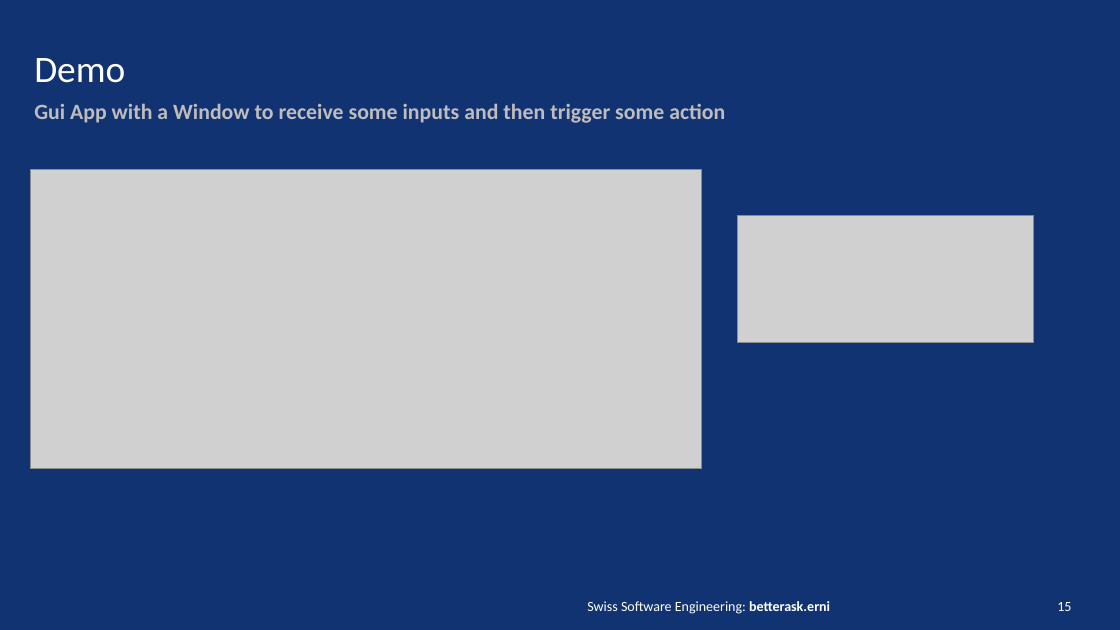
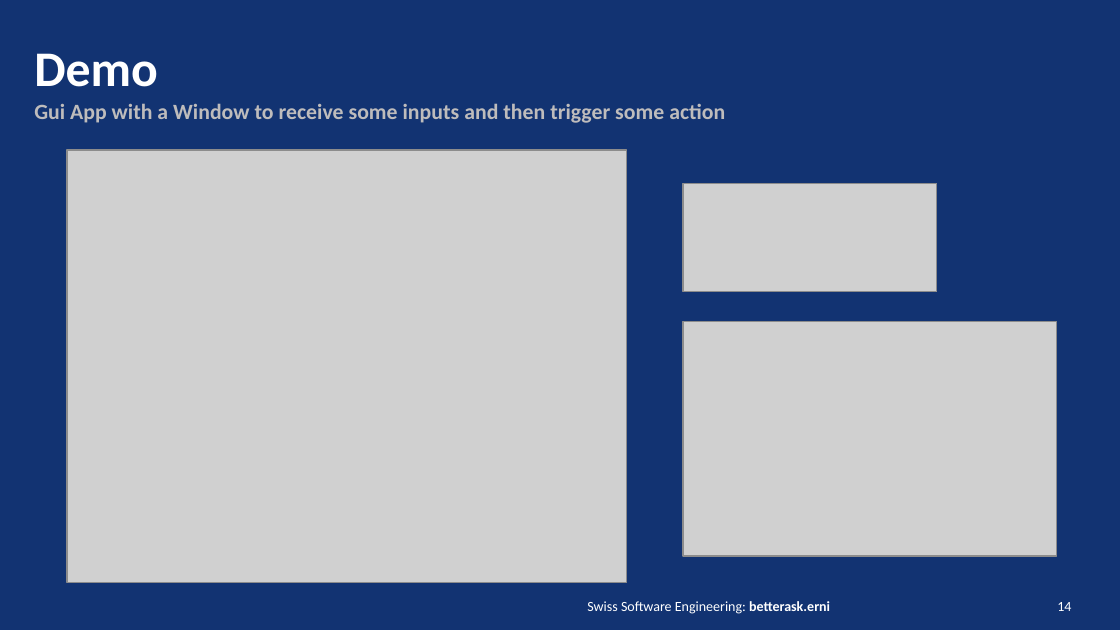
Before and after one commit to hebercosfer/qt_intro_demo, a slide deck: slide 14 of Qt Introduction.pptx (slide 15 before the commit). Drawn at 1120x630 pixels with LibreOffice and Linux fonts; fonts in the diff are those of the drawing; grey boxes stand for pictures. Boxes give left, top, right and bottom in pixels: in the first picture for what was removed or moved away, otherwise in the second. Text is boxed around its words. In the diff, an @@ line names an element or a change of style, - is before the commit and + after.

```diff
--- a/Qt Introduction.pptx
+++ b/Qt Introduction.pptx
@@ title "Demo" at <box>34,53,158,87</box>: size 24 to 32 pt, bold on @@
@@ picture: place and size @@
-picture at <box>30,170,702,469</box>
+picture at <box>67,150,627,582</box>
@@ picture: place and size @@
-picture at <box>737,216,1034,343</box>
+picture at <box>683,184,937,292</box>
@@ picture added at <box>683,321,1057,557</box> @@
@@ page number at <box>1057,602,1071,611</box>: text changed @@
-15
+14
```
Also in this commit, not shown: 7 other slides changed, 1 slide added, 1 slide removed, 3 other files.
